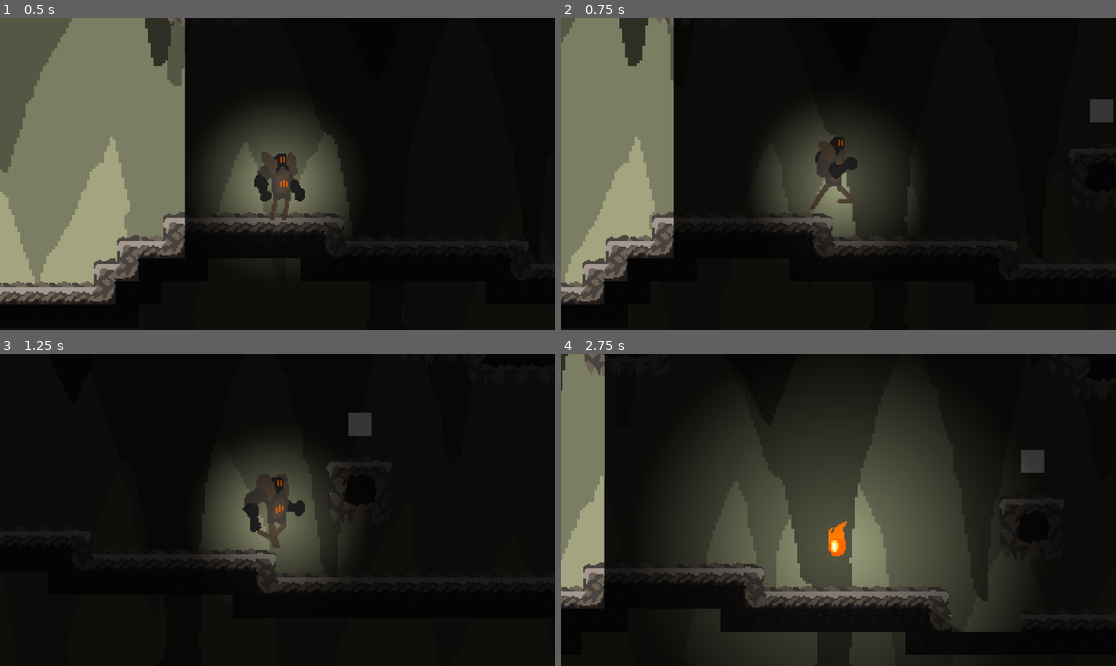
Above: before the commit, frames 1-4 (two rows, left to right).
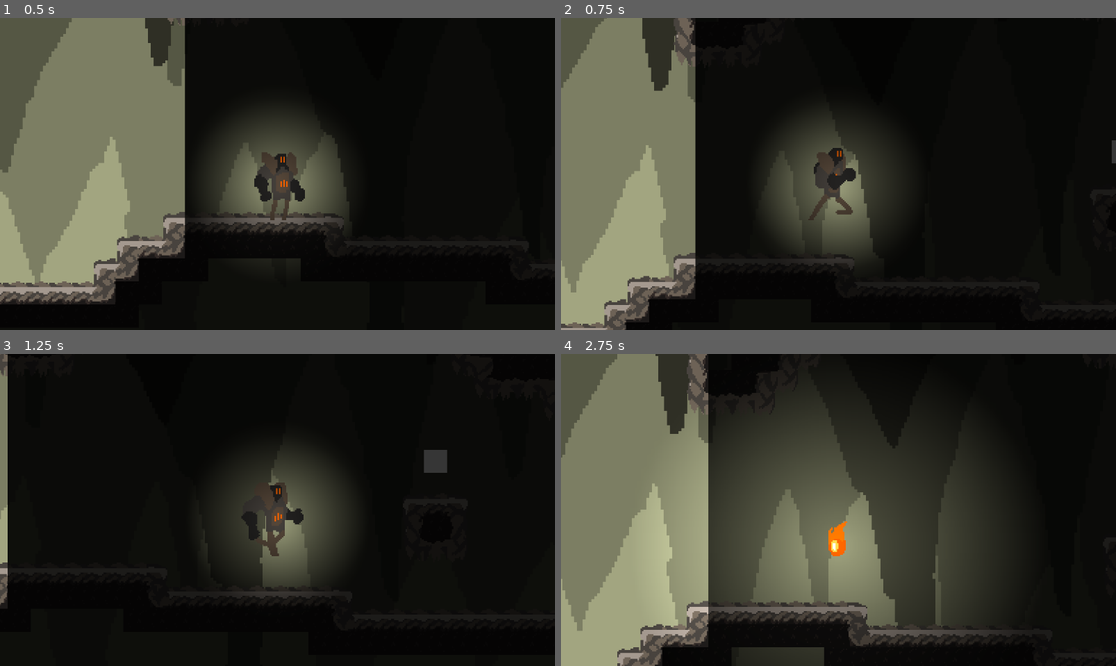
Above: after the commit, the same moments.

Repository: gcarlson/WildJam66
Game: Godot game, scene res://Assets/Scenes/level_1.tscn
The game is run twice, just before and just after one commit, with the same random seed, the same clock (stepped at 60 frames per second) and the same inputs.
Inputs (mouse positions are in pixels of both pictures, inside the frame that each line leads up to):
- Up to frame 1 (0.5 s): no input
- Up to frame 2 (0.75 s): tap Enter (ui_accept) at 0.5, 0.6 s; move the mouse to (960, 158) at 0.52 s; hold Right (ui_right) from 0.53 s (still down)
- Up to frame 3 (1.25 s): keep holding Right (ui_right); tap Enter (ui_accept) at 0.77, 1.07 s
- Up to frame 4 (2.75 s): move the mouse to (727, 525) at 1.27 s; click (727, 525) at 1.35 s; tap Enter (ui_accept) at 1.52, 1.55, 1.82, 2.3 s; move the mouse to (894, 441) at 2.02 s; release Right (ui_right) at 2.03 s; hold Left (ui_left) from 2.03 s (still down); tap F (switch_form) at 2.1 s

Frame 1 is identical in both runs. In frame 2, 15% of the frame differs, in the area x 0-100%, y 0-100%; in frame 3, 5.5%; in frame 4, 39%, in the area x 0-88%, y 0-100%.

Commit message:
Animation fix + big man can jump

Diff:
--- a/Assets/Scenes/Player.gd
+++ b/Assets/Scenes/Player.gd
@@ -33,6 +33,8 @@
 	# Handle jump.
 	if not armored and Input.is_action_just_pressed("ui_accept") and is_on_floor():
 		velocity.y = JUMP_VELOCITY
+	if armored and Input.is_action_just_pressed("ui_accept") and is_on_floor():
+		velocity.y = JUMP_VELOCITY*.7
 
 	if armored and Input.is_action_just_pressed("ability_1") and !anim_locked:
 		#print("ddd tile: ", tilemap.local_to_map(global_position + Vector2(0, 36)))
@@ -62,7 +64,10 @@
 	# As good practice, you should replace UI actions with custom gameplay actions.
 	var direction = Input.get_axis("ui_left", "ui_right")
 	if direction:
-		velocity.x = direction * SPEED
+		if armored:
+			velocity.x = direction * SPEED * .7
+		else:
+			velocity.x = direction * SPEED
 		big_sprite.flip_h = (direction < 0)
 		small_sprite.flip_h = (direction < 0)
 		if not anim_locked and armored:
--- a/Assets/Scenes/player.tscn
+++ b/Assets/Scenes/player.tscn
@@ -3,11 +3,11 @@
 [ext_resource type="Script" path="res://Assets/Scenes/Player.gd" id="1_glxh4"]
 [ext_resource type="Texture2D" uid="uid://p5fcha3vju8g" path="res://Assets/Sprites/Characters/PlayerAnimations/updated-idle.png" id="2_kws6x"]
 [ext_resource type="Texture2D" uid="uid://ccxabfuhijt6s" path="res://Assets/Sprites/Characters/PlayerAnimations/AnimationsBigBoislam.png" id="3_gbewv"]
-[ext_resource type="Texture2D" uid="uid://k0sjgny1lmke" path="res://Assets/Sprites/Characters/PlayerAnimations/AnimationsBigBoi-Walk2.png" id="3_rryxb"]
+[ext_resource type="Texture2D" uid="uid://bquwp2vw66nqj" path="res://Assets/Sprites/Characters/PlayerAnimations/FIXEDwalk2.png" id="4_4gtk3"]
 [ext_resource type="Texture2D" uid="uid://ci86smgk2lxbi" path="res://Assets/Sprites/Characters/PlayerAnimations/SmallFireBoiIdle.png" id="5_722p4"]
 
 [sub_resource type="RectangleShape2D" id="RectangleShape2D_0w0vx"]
-size = Vector2(28, 47)
+size = Vector2(26, 47)
 
 [sub_resource type="RectangleShape2D" id="RectangleShape2D_as363"]
 size = Vector2(10, 15)
@@ -76,37 +76,37 @@
 atlas = ExtResource("3_gbewv")
 region = Rect2(480, 0, 48, 64)
 
-[sub_resource type="AtlasTexture" id="AtlasTexture_b7ac3"]
-atlas = ExtResource("3_rryxb")
-region = Rect2(0, 0, 56, 55)
-
-[sub_resource type="AtlasTexture" id="AtlasTexture_tpkbn"]
-atlas = ExtResource("3_rryxb")
-region = Rect2(0, 55, 56, 55)
-
-[sub_resource type="AtlasTexture" id="AtlasTexture_7jfto"]
-atlas = ExtResource("3_rryxb")
-region = Rect2(0, 110, 56, 55)
-
-[sub_resource type="AtlasTexture" id="AtlasTexture_h4ypb"]
-atlas = ExtResource("3_rryxb")
-region = Rect2(0, 165, 56, 55)
-
-[sub_resource type="AtlasTexture" id="AtlasTexture_ht41j"]
-atlas = ExtResource("3_rryxb")
-region = Rect2(0, 220, 56, 55)
-
-[sub_resource type="AtlasTexture" id="AtlasTexture_uxl37"]
-atlas = ExtResource("3_rryxb")
-region = Rect2(0, 275, 56, 55)
-
-[sub_resource type="AtlasTexture" id="AtlasTexture_5ubey"]
-atlas = ExtResource("3_rryxb")
-region = Rect2(0, 330, 56, 55)
-
-[sub_resource type="AtlasTexture" id="AtlasTexture_svtmt"]
-atlas = ExtResource("3_rryxb")
-region = Rect2(0, 385, 56, 55)
+[sub_resource type="AtlasTexture" id="AtlasTexture_gflbj"]
+atlas = ExtResource("4_4gtk3")
+region = Rect2(0, 0, 56, 64)
+
+[sub_resource type="AtlasTexture" id="AtlasTexture_obc45"]
+atlas = ExtResource("4_4gtk3")
+region = Rect2(0, 64, 56, 64)
+
+[sub_resource type="AtlasTexture" id="AtlasTexture_m2g78"]
+atlas = ExtResource("4_4gtk3")
+region = Rect2(0, 128, 56, 64)
+
+[sub_resource type="AtlasTexture" id="AtlasTexture_nrxh8"]
+atlas = ExtResource("4_4gtk3")
+region = Rect2(0, 192, 56, 64)
+
+[sub_resource type="AtlasTexture" id="AtlasTexture_q2fc0"]
+atlas = ExtResource("4_4gtk3")
+region = Rect2(0, 256, 56, 64)
+
+[sub_resource type="AtlasTexture" id="AtlasTexture_5cf6j"]
+atlas = ExtResource("4_4gtk3")
+region = Rect2(0, 320, 56, 64)
+
+[sub_resource type="AtlasTexture" id="AtlasTexture_ex00k"]
+atlas = ExtResource("4_4gtk3")
+region = Rect2(0, 384, 56, 64)
+
+[sub_resource type="AtlasTexture" id="AtlasTexture_vc6vk"]
+atlas = ExtResource("4_4gtk3")
+region = Rect2(0, 448, 56, 64)
 
 [sub_resource type="SpriteFrames" id="SpriteFrames_eo2u2"]
 animations = [{
@@ -170,28 +170,28 @@
 }, {
 "frames": [{
 "duration": 1.0,
-"texture": SubResource("AtlasTexture_b7ac3")
-}, {
-"duration": 1.0,
-"texture": SubResource("AtlasTexture_tpkbn")
-}, {
-"duration": 1.0,
-"texture": SubResource("AtlasTexture_7jfto")
-}, {
-"duration": 1.0,
-"texture": SubResource("AtlasTexture_h4ypb")
-}, {
-"duration": 1.0,
-"texture": SubResource("AtlasTexture_ht41j")
-}, {
-"duration": 1.0,
-"texture": SubResource("AtlasTexture_uxl37")
-}, {
-"duration": 1.0,
-"texture": SubResource("AtlasTexture_5ubey")
-}, {
-"duration": 1.0,
-"texture": SubResource("AtlasTexture_svtmt")
+"texture": SubResource("AtlasTexture_gflbj")
+}, {
+"duration": 1.0,
+"texture": SubResource("AtlasTexture_obc45")
+}, {
+"duration": 1.0,
+"texture": SubResource("AtlasTexture_m2g78")
+}, {
+"duration": 1.0,
+"texture": SubResource("AtlasTexture_nrxh8")
+}, {
+"duration": 1.0,
+"texture": SubResource("AtlasTexture_q2fc0")
+}, {
+"duration": 1.0,
+"texture": SubResource("AtlasTexture_5cf6j")
+}, {
+"duration": 1.0,
+"texture": SubResource("AtlasTexture_ex00k")
+}, {
+"duration": 1.0,
+"texture": SubResource("AtlasTexture_vc6vk")
 }],
 "loop": true,
 "name": &"Walk",
@@ -261,7 +261,7 @@
 script = ExtResource("1_glxh4")
 
 [node name="BigCollider" type="CollisionShape2D" parent="."]
-position = Vector2(0, 8.5)
+position = Vector2(-1, 8.5)
 shape = SubResource("RectangleShape2D_0w0vx")
 
 [node name="Camera2D" type="Camera2D" parent="."]
Binary file added: Assets/Sprites/Characters/PlayerAnimations/FIXEDwalk2.png
Not shown, added: Assets/Sprites/Characters/PlayerAnimations/FIXEDwalk2.png.import
